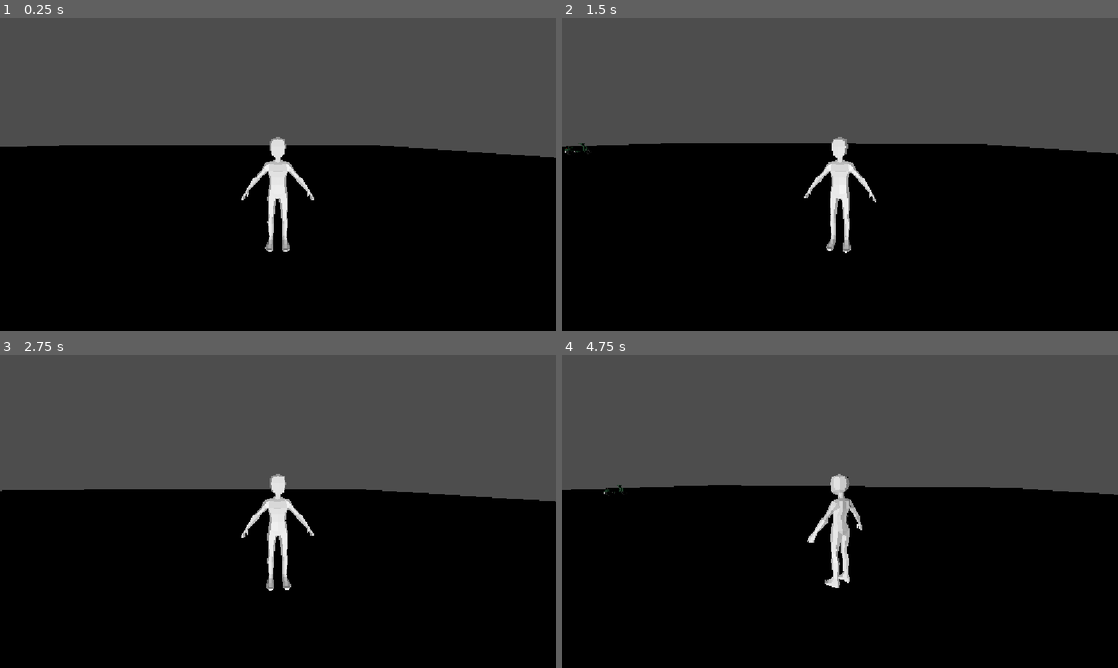
Above: before the commit, frames 1-4 (two rows, left to right).
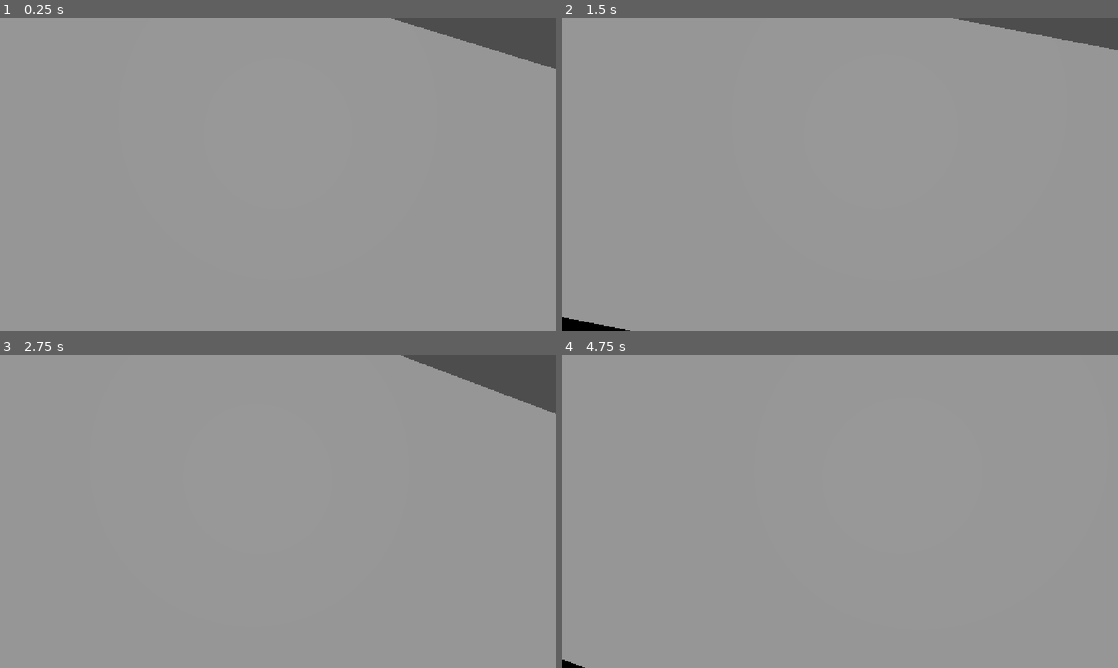
Above: after the commit, the same moments.

Repository: KyomotoFanAccount/last-order-to-go-game
Game: Godot game, scene res://scenes/world/testworld.tscn
Two runs of this game, one before a commit and one after it. Both use one fixed random seed, a clock stepped at 60 frames per second and the inputs below. This scene is started directly instead of the project's main scene.
Inputs (mouse positions are in pixels of both pictures, inside the frame that each line leads up to):
- Up to frame 1 (0.25 s): no input
- Up to frame 2 (1.5 s): tap Enter (ui_accept) at 0.5, 0.77 s; move the mouse to (867, 174) at 0.52 s; hold Q 0.53-1.28 s; hold F (Shift Up) from 0.53 s (still down); tap E (interact) at 0.6 s; move the mouse to (812, 174) at 1.27 s; tap Q at 1.35 s
- Up to frame 3 (2.75 s): keep holding F (Shift Up); tap Enter (ui_accept) at 1.52 s; tap E (interact) at 1.55 s; move the mouse to (289, 505) at 2.02 s; hold C (Clutch) from 2.03 s (still down); tap Q at 2.3 s
- Up to frame 4 (4.75 s): keep holding F (Shift Up); tap Enter (ui_accept) at 2.75, 3.02, 3.77, 4.52 s; move the mouse to (834, 517) at 2.77 s; release C (Clutch) at 2.78 s; tap W (Throttle) at 2.85 s; tap E (interact) at 3.05, 4.35 s; move the mouse to (878, 514) at 3.52 s; hold Q 3.53-4.28 s; tap T (Toggle Transmission) at 3.6 s; move the mouse to (795, 508) at 4.27 s

The runs differ from the first frame. In frame 1, 97% of the frame differs, in the area x 0-100%, y 0-100%; in frame 2, 98%; in frame 3, 97%; in frame 4, 100%.

Commit message:
manobras aéreas

Diff:
--- a/scenes/vehicles/Motorcycle.gd
+++ b/scenes/vehicles/Motorcycle.gd
@@ -1,20 +1,23 @@
 extends VehicleBody3D
 # Moto estilo GTA 5 em cima do VehicleBody3D, com drift estilo Mario Kart.
 # Controles:
-#   E (ação "interact") = montar / desmontar
+#   F = montar / desmontar
 #   W = acelerar | S = frear / ré | A / D = virar
 #   Espaço (com W) = empinar | Mouse = câmera | ESC = soltar o mouse
 #   Shift (segurando) + A/D em velocidade = drift (solte para ganhar turbo)
+#   No ar: W/S = inclinar o nariz | Q/E = rolar de lado | A/D = girar no próprio eixo (estilo GTA)
 #   ↑ / ↓ = aumenta / diminui a velocidade máxima (teste)
 
 @export_group("Força do Veículo")
-@export var max_engine_force: float = 600.0
+@export var max_engine_force: float = 2000.0
 @export var max_speed: float = 40.0           # m/s (40 m/s = 144 km/h)
 @export var brake_strength: float = 6.0       # força máxima do freio (sobe aos poucos)
 @export var brake_ramp_time: float = 0.7      # segundos até o freio chegar na força máxima
 @export var idle_brake: float = 0.4           # freio-motor ao soltar o acelerador
 @export var allow_reverse: bool = true
-@export var reverse_speed: float = 8.0        # m/s
+@export var reverse_speed: float = 10.0       # m/s (36 km/h)
+@export var reverse_force_mult: float = 1.0   # força do motor na ré (1 = igual à frente)
+@export var reverse_accel: float = 6.0        # m/s²: empurrão extra direto para trás
 
 @export_group("Direção (estilo GTA)")
 @export var max_steer_deg: float = 35.0       # ângulo máximo da roda em baixa velocidade
@@ -68,8 +71,15 @@
 @export var visual_steer_axis: Vector3 = Vector3.UP # eixo de giro (local do nó)
 @export var visual_invert: bool = false           # marque se o garfo girar para o lado errado
 
-@export_group("Controle no Ar")
-@export var air_control_torque: float = 60.0  # W/S inclinam a moto no ar
+@export_group("Controle no Ar (estilo GTA)")
+@export var air_min_time: float = 0.15        # s no ar antes de liberar o controle (evita ativar em trepidação)
+@export var air_pitch_speed: float = 3.0      # rad/s: W/S inclinam o nariz
+@export var air_roll_speed: float = 4.0       # rad/s: Q/E rolam a moto de lado
+@export var air_yaw_speed: float = 3.0        # rad/s: A/D giram a moto no próprio eixo (vertical)
+@export var air_accel: float = 14.0           # rad/s²: rapidez para atingir a rotação desejada
+@export var air_brake: float = 3.0            # rad/s²: quanto a rotação freia sozinha sem input (0 = gira para sempre)
+@export var ground_level_speed: float = 8.0   # quão rápido a moto se endireita ao pousar
+@export var ground_level_max: float = 6.0     # rad/s: limite dessa correção
 
 @export_group("Teste de Velocidade")
 @export var speed_step_kmh: float = 10.0       # quanto muda a cada toque em ↑ / ↓
@@ -113,6 +123,10 @@
 var _front_visual_base: Transform3D = Transform3D.IDENTITY
 var _front_visual_angle: float = 0.0
 var _last_turn_input: float = 0.0
+
+var _grounded: bool = false
+var _air_time: float = 0.0
+var _in_air: bool = false
 
 var _speed_label: Label
 var _drift_label: Label
@@ -177,8 +191,11 @@
 		camera_yaw -= event.relative.x * mouse_sensitivity
 
 func _physics_process(delta: float) -> void:
+	_update_air_state(delta)
+
 	if is_mounted:
 		_process_vehicle_inputs(delta)
+		_air_control(delta)
 		_limit_speed()
 		_check_dismount()
 	else:
@@ -189,7 +206,7 @@
 		_last_turn_input = 0.0
 		_check_mount()
 
-	_lock_roll()
+	_stabilize_roll()
 	_update_lean(delta)
 	_update_front_visual(delta)
 	_update_hud()
@@ -241,7 +258,11 @@
 			brake_target = brake_strength
 		elif allow_reverse:
 			var reverse_ratio = clampf(-forward_speed / reverse_speed, 0.0, 1.0)
-			engine_force = -max_engine_force * 0.5 * (1.0 - reverse_ratio * reverse_ratio)
+			var reverse_power = 1.0 - reverse_ratio * reverse_ratio
+			engine_force = -max_engine_force * reverse_force_mult * reverse_power
+			# Empurrão direto para trás: garante que a ré ande mesmo se a roda não tracionar
+			if grounded:
+				apply_central_force(global_transform.basis.z * mass * reverse_accel * reverse_power)
 		else:
 			engine_force = 0.0
 			brake_target = brake_strength
@@ -319,14 +340,72 @@
 			var torque = clampf((desired_rate - pitch_rate) * wheelie_gain, -wheelie_torque, wheelie_torque)
 			apply_torque(global_transform.basis.x * torque)
 
-	# --- Controle no ar (W desce o nariz, S levanta) ---
-	if not grounded:
-		var air_input = 0.0
-		if s_pressed:
-			air_input += 1.0
-		if w_pressed:
-			air_input -= 1.0
-		apply_torque(global_transform.basis.x * air_control_torque * air_input)
+# ------------------------------------------------------------------
+# Controle no ar (estilo GTA)
+# ------------------------------------------------------------------
+
+func _update_air_state(delta: float) -> void:
+	var front_contact = front_wheel != null and front_wheel.is_in_contact()
+	var rear_contact = rear_wheel != null and rear_wheel.is_in_contact()
+	_grounded = front_contact or rear_contact
+	if _grounded:
+		_air_time = 0.0
+	else:
+		_air_time += delta
+	_in_air = _air_time >= air_min_time
+
+# W/S = inclina o nariz (pitch), Q/E = rola de lado (roll), A/D = gira no próprio eixo (yaw).
+# Controla a velocidade angular direto, então a resposta é firme e previsível.
+func _air_control(delta: float) -> void:
+	if not _in_air:
+		return
+
+	var pitch_in = 0.0
+	if Input.is_key_pressed(KEY_S):
+		pitch_in += 1.0   # S levanta o nariz
+	if Input.is_key_pressed(KEY_W):
+		pitch_in -= 1.0   # W abaixa o nariz
+
+	var roll_in = 0.0
+	if Input.is_key_pressed(KEY_E):
+		roll_in += 1.0    # E rola para a direita
+	if Input.is_key_pressed(KEY_Q):
+		roll_in -= 1.0    # Q rola para a esquerda
+
+	var yaw_in = 0.0
+	if Input.is_key_pressed(KEY_A):
+		yaw_in += 1.0     # A gira para a esquerda
+	if Input.is_key_pressed(KEY_D):
+		yaw_in -= 1.0     # D gira para a direita
+
+	var b = global_transform.basis
+	_apply_air_rate(b.x, pitch_in * air_pitch_speed, pitch_in != 0.0, delta)
+	_apply_air_rate(-b.z, roll_in * air_roll_speed, roll_in != 0.0, delta)
+	_apply_air_rate(b.y, yaw_in * air_yaw_speed, yaw_in != 0.0, delta)
+
+func _apply_air_rate(axis: Vector3, target: float, has_input: bool, delta: float) -> void:
+	var current = angular_velocity.dot(axis)
+	var rate = air_accel if has_input else air_brake
+	angular_velocity += axis * (move_toward(current, target, rate * delta) - current)
+
+# No chão: trava a rolagem e endireita a moto (importante ao pousar torta).
+# No ar: deixa a rolagem livre.
+func _stabilize_roll() -> void:
+	if _in_air:
+		return
+
+	var fwd = -global_transform.basis.z
+	var up = global_transform.basis.y
+
+	# Zera só a rolagem (eixo local Z) sem mexer na transform do corpo físico
+	angular_velocity -= fwd * angular_velocity.dot(fwd)
+
+	# Se está de ponta-cabeça, não corrige (isso vira "queda" depois)
+	if up.dot(Vector3.UP) > 0.3:
+		var target_up = Vector3.UP - fwd * Vector3.UP.dot(fwd)
+		if target_up.length() > 0.2:
+			var angle = up.signed_angle_to(target_up.normalized(), fwd)
+			angular_velocity += fwd * clampf(angle * ground_level_speed, -ground_level_max, ground_level_max)
 
 # ------------------------------------------------------------------
 # Drift estilo Mario Kart
@@ -407,12 +486,6 @@
 		horizontal = horizontal.normalized() * limit
 		linear_velocity = Vector3(horizontal.x, linear_velocity.y, horizontal.z)
 
-# Zera só a rolagem (eixo local Z) sem mexer na transform do corpo físico
-func _lock_roll() -> void:
-	var roll_axis = global_transform.basis.z
-	var roll_vel = angular_velocity.dot(roll_axis)
-	angular_velocity -= roll_axis * roll_vel
-
 # Gira só o visual do garfo/roda da frente. Não altera steering nem a física.
 func _update_front_visual(delta: float) -> void:
 	if front_visual == null:
@@ -438,7 +511,7 @@
 		return
 
 	var target = 0.0
-	if lean_enabled and is_mounted:
+	if lean_enabled and is_mounted and not _in_air:
 		var forward_speed = -global_transform.basis.z.dot(linear_velocity)
 		var yaw_rate = angular_velocity.dot(global_transform.basis.y)
 		target = atan(forward_speed * yaw_rate / 9.8) * lean_factor
@@ -512,7 +585,7 @@
 				_drift_label.add_theme_color_override("font_color", Color(0.75, 0.35, 1.0))
 
 # ------------------------------------------------------------------
-# Montar / desmontar (tecla E = ação "interact")
+# Montar / desmontar (tecla F)
 # ------------------------------------------------------------------
 
 func _check_mount() -> void:
@@ -571,8 +644,9 @@
 
 	return null
 
+# Detecta o toque na tecla F (só dispara uma vez por aperto)
 func _is_interact_just_pressed() -> bool:
-	var pressed = Input.is_action_just_pressed("interact")
+	var pressed = Input.is_key_pressed(KEY_F)
 	if pressed and not _interact_was_pressed:
 		_interact_was_pressed = true
 		return true
--- a/scenes/world/testworld.tscn
+++ b/scenes/world/testworld.tscn
@@ -48,3 +48,17 @@
 
 [node name="Motorcycle" parent="." unique_id=983805966 instance=ExtResource("8_ici0x")]
 transform = Transform3D(1, 0, 0, 0, 1, 0, 0, 0, 1, 7.802741, 0.08084459, 14.998564)
+
+[node name="Motorcycle2" parent="." unique_id=1349306608 instance=ExtResource("5_axoqh")]
+transform = Transform3D(1, 0, 0, 0, 1, 0, 0, 0, 1, -0.639997, 0.08084459, 18.40725)
+
+[node name="Motorcycle4" parent="." unique_id=1500474628 instance=ExtResource("8_ici0x")]
+transform = Transform3D(1, 0, 0, 0, 1, 0, 0, 0, 1, 5.947016, 0.08084411, 9.046508)
+
+[node name="CSGBox3D" type="CSGBox3D" parent="." unique_id=22344603]
+transform = Transform3D(6, 0, 0, 0, 6, 0, 0, 0, 6, 0, 2.3821688, 0)
+use_collision = true
+
+[node name="CSGBox3D2" type="CSGBox3D" parent="." unique_id=341949672]
+transform = Transform3D(23.18222, 6.211657, 0, -6.211657, 23.18222, 0, 0, 0, 24, 11.3698845, -9.286296, -0.06140709)
+use_collision = true
